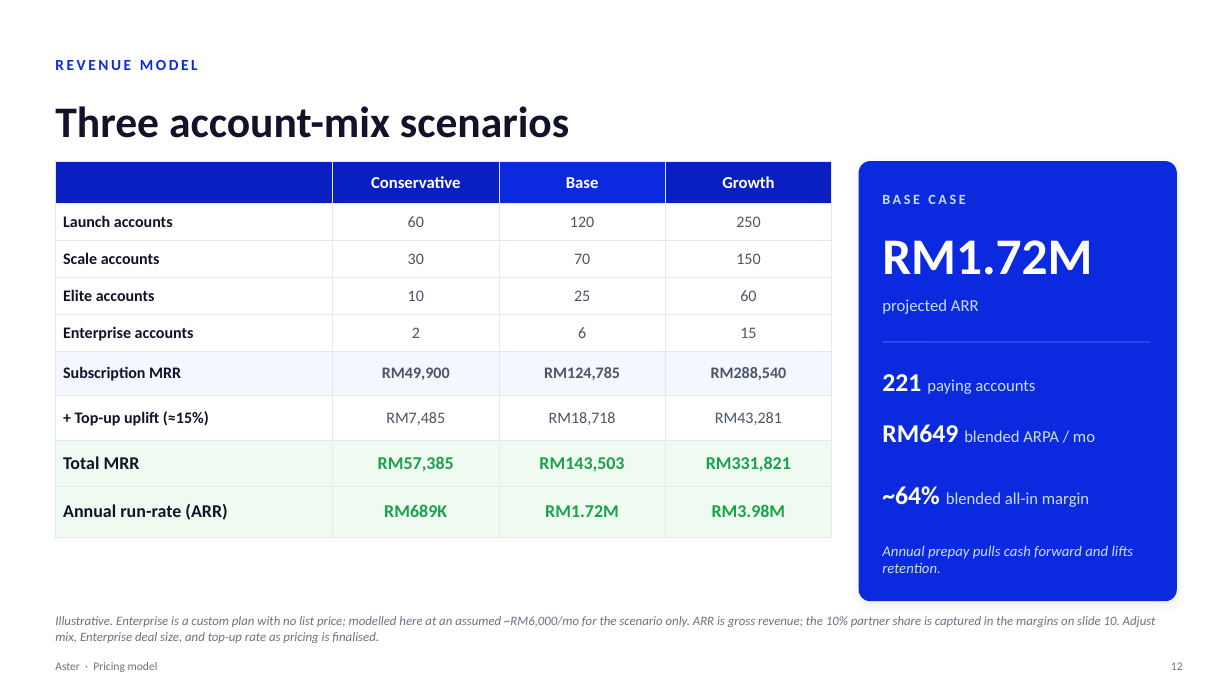
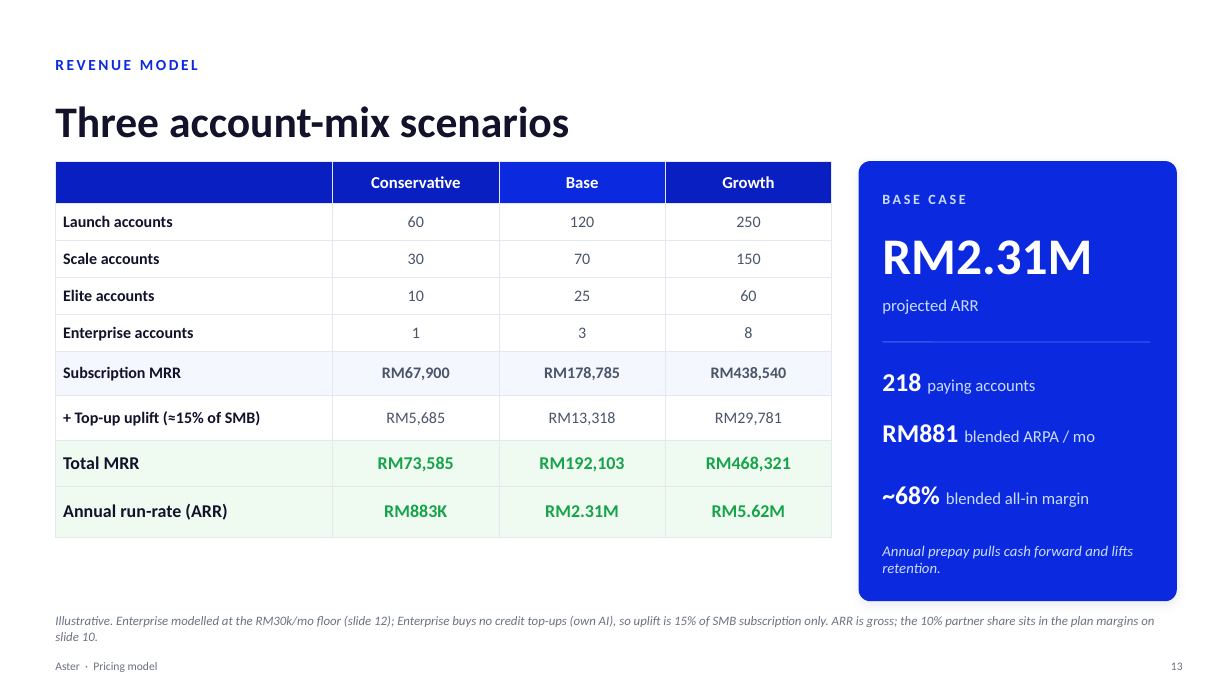
Before and after one commit to shahramly83/aster, a slide deck: slide 13 of docs/aster-pricing.pptx (slide 12 before the commit). Drawn at 1232x693 pixels with LibreOffice and Linux fonts; fonts in the diff are those of the drawing. Boxes give left, top, right and bottom in pixels: in the first picture for what was removed or moved away, otherwise in the second. Text is boxed around its words. In the diff, an @@ line names an element or a change of style, - is before the commit and + after.

```diff
--- a/docs/aster-pricing.pptx
+++ b/docs/aster-pricing.pptx
@@ table at <box>55,162,832,524</box> @@
-row 5: Enterprise accounts | 2 | 6 | 15
+row 5: Enterprise accounts | 1 | 3 | 8
-row 6: Subscription MRR | RM49,900 | RM124,785 | RM288,540
+row 6: Subscription MRR | RM67,900 | RM178,785 | RM438,540
-row 7: + Top-up uplift (≈15%) | RM7,485 | RM18,718 | RM43,281
+row 7: + Top-up uplift (≈15% of SMB) | RM5,685 | RM13,318 | RM29,781
-row 8: Total MRR | RM57,385 | RM143,503 | RM331,821
+row 8: Total MRR | RM73,585 | RM192,103 | RM468,321
-row 9: Annual run-rate (ARR) | RM689K | RM1.72M | RM3.98M
+row 9: Annual run-rate (ARR) | RM883K | RM2.31M | RM5.62M
@@ text at <box>882,240,1092,275</box>: text changed @@
-RM1.72M
+RM2.31M
@@ text at <box>882,373,1035,394</box>: text changed @@
-221 paying accounts
+218 paying accounts
@@ text at <box>882,424,1095,442</box>: text changed @@
-RM649 blended ARPA / mo
+RM881 blended ARPA / mo
@@ text at <box>882,486,1089,507</box>: text changed @@
-~64% blended all-in margin
+~68% blended all-in margin
@@ text at <box>55,616,1154,641</box>: text changed @@
-Illustrative. Enterprise is a custom plan with no list price; modelled here at an assumed ~RM6,000/mo for the scenario only. ARR is gross revenue; the 10% partner share is captured in the margins on slide 10. Adjust mix, Enterprise deal size, and top-up rate as pricing is finalised.
+Illustrative. Enterprise modelled at the RM30k/mo floor (slide 12); Enterprise buys no credit top-ups (own AI), so uplift is 15% of SMB subscription only. ARR is gross; the 10% partner share sits in the plan margins on slide 10.
```
Also in this commit, not shown: 4 other slides changed, 1 slide added.
